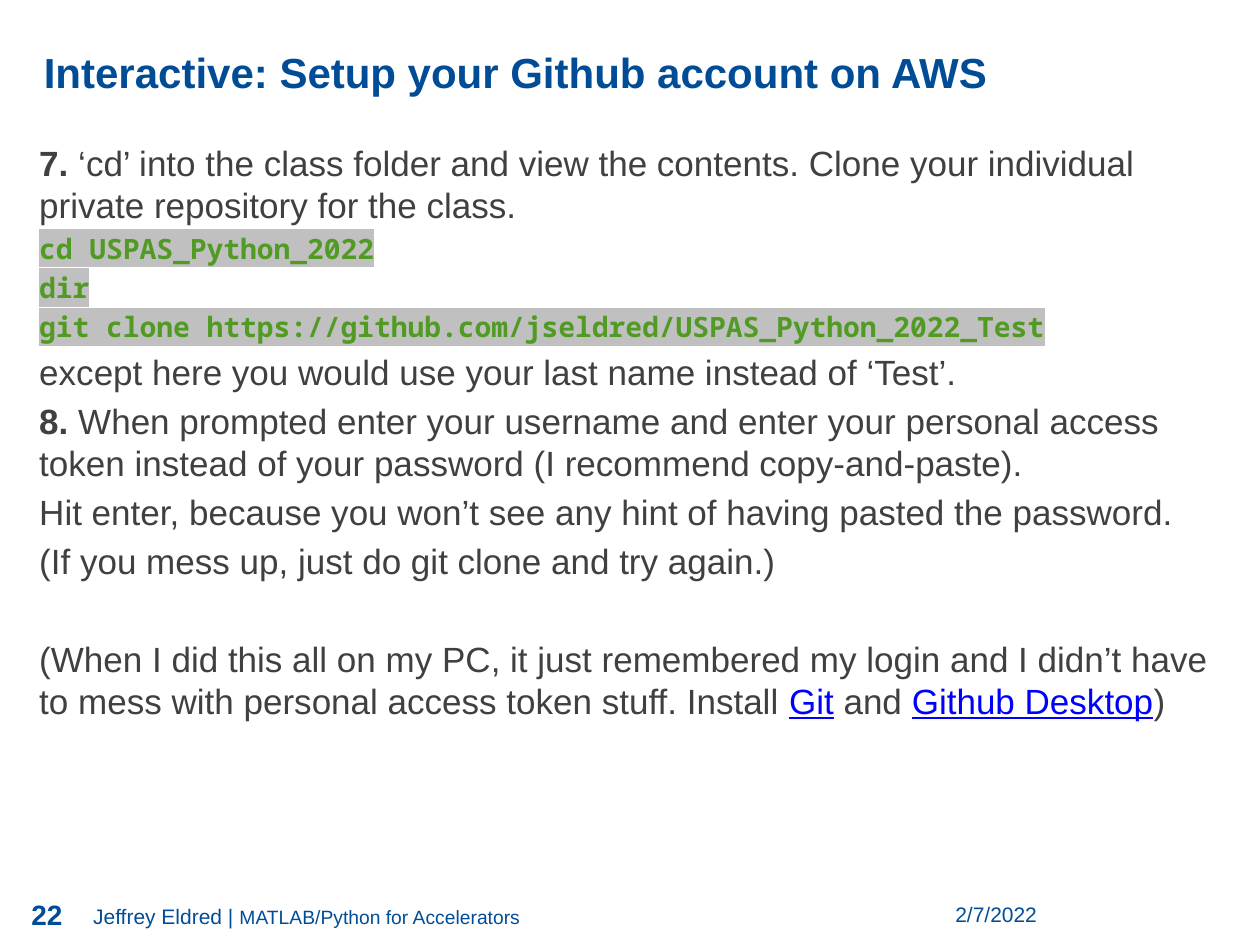
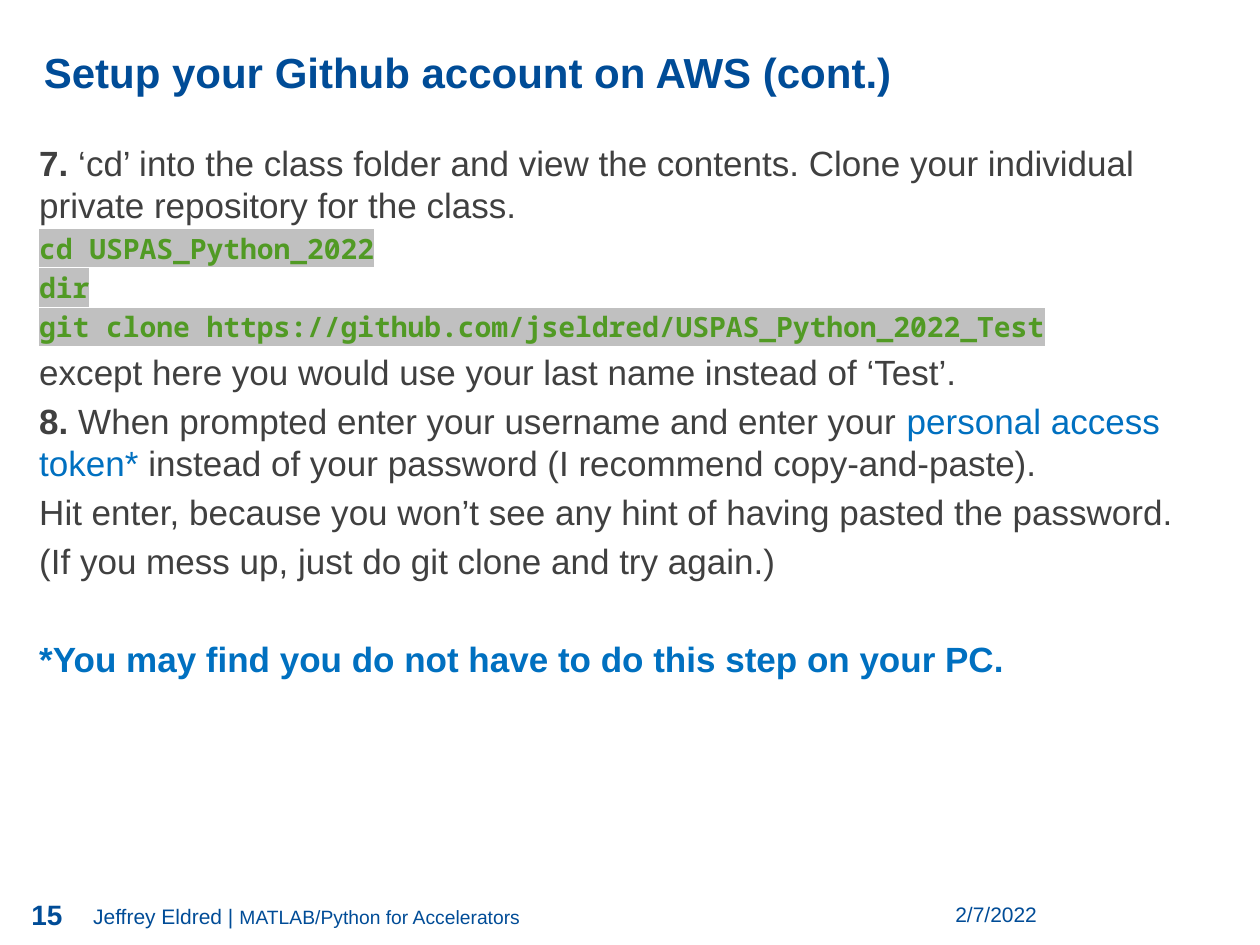
Before and after one commit to jseldred/USPAS_Python_2022, a slide deck: slide 15 of lectures/Eldred_1.pptx (slide 22 before the commit). Drawn at 1260x945 pixels with LibreOffice and Linux fonts; fonts in the diff are those of the drawing; background and template pictures are left out. Boxes give left, top, right and bottom in pixels: in the first picture for what was removed or moved away, otherwise in the second. Text is boxed around its words. In the diff, an @@ line names an element or a change of style, - is before the commit and + after.

```diff
--- a/lectures/Eldred_1.pptx
+++ b/lectures/Eldred_1.pptx
@@ text at <box>44,57,891,96</box>: text changed @@
-Interactive: Setup your Github account on AWS
+Setup your Github account on AWS (cont.)
@@ text at <box>39,408,1160,482</box>: text changed @@
-8. When prompted enter your username and enter your personal access token instead of your password (I recommend copy-and-paste).
+8. When prompted enter your username and enter your personal access token* instead of your password (I recommend copy-and-paste).
@@ text at <box>39,646,1003,678</box>: text changed; text colour #404040 to #0070C0; bold on @@
-(When I did this all on my PC, it just remembered my login and I didn’t have to mess with personal access token stuff. Install Git and Github Desktop)
+*You may find you do not have to do this step on your PC.
@@ page number at <box>31,905,62,926</box>: text changed @@
-22
+15
```
Also in this commit, not shown: 5 other slides changed, 17 slides added.
